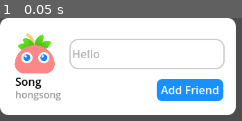
Above: before the commit, frame 1.
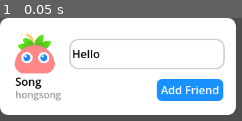
Above: after the commit, the same moment.

Repository: Song-Hong/spark
Game: Godot game, scene res://scenes/prefabs/person_card.tscn
The game is run twice, just before and just after one commit, with the same random seed, the same clock (stepped at 60 frames per second) and the same inputs. This scene is started directly instead of the project's main scene.
Inputs:
- Up to frame 1 (0.05 s): no input

The runs differ from the first frame. In frame 1, 0.5% of the frame differs, in the area x 30-42%, y 31-39%.

Commit message:
feat:新增离线添加好友
新增离线添加好友
BUG修复
增加容错

Diff:
--- a/Assets/localization/localization.csv
+++ b/Assets/localization/localization.csv
@@ -26,3 +26,4 @@
 Added,Added,已添加
 Self,Self,自己
 Cleared,Cleared,已清除
+Sent request,Sent request,已发送请求
--- a/Scripts/Data/MessageData.gd
+++ b/Scripts/Data/MessageData.gd
@@ -6,6 +6,7 @@
 var id   #消息id
 var time #消息的接收时间
 var type #消息类型 0_文本 1_表情 2_图片 3_语音 4_文件 5_链接
+#特殊消息类型 10006 好友申请
 
 #region 静态方法
 # 0 文本消息
--- a/Scripts/LoginPage/LoginPage_LoginComponent.gd
+++ b/Scripts/LoginPage/LoginPage_LoginComponent.gd
@@ -8,7 +8,7 @@
 	SparkServer.init.login_state_receive.connect(Callable(self, "on_login_state_receive"))
 
 	#检查是否登陆,如登陆则直接登陆
-	await Core.init.get_tree().create_timer(0.1).timeout
+	await Core.init.get_tree().create_timer(0.5).timeout
 	var ac = DB.init.read_core()
 	if ac.logined:
 		Blackboard.init.get_data("LoginPanel_Username").text = ac.user_username
--- a/Scripts/MainPage/MainPageProcess.gd
+++ b/Scripts/MainPage/MainPageProcess.gd
@@ -27,6 +27,11 @@
 		MainPage_TrayComponent.new() #托盘管理
 	]))
 
+	# 获取缓存消息
+	await Process.init.get_tree().create_timer(0.5).timeout
+	get_cache_command.new()
+	SparkServer.init.self_cache_receive.connect(Callable(self,"on_cache_reveive"),4)
+
 # 流程结束
 func exit():
 	#清空状态机
@@ -37,3 +42,18 @@
 	Blackboard.init.del_blackboard("MainPage")
 	#移除当前场景
 	Scene.init.remove_scene("MainPage")
+
+#获取缓存消息
+func on_cache_reveive(data):
+	data = str(data)
+	data = data.replace("[","")
+	data = data.replace("]","")
+	data = data.trim_suffix(",")
+	data = JSON.parse_string(data).msg
+	data = data.trim_suffix(",")
+	for item in str(data).split("}},"):
+		var json_str = item
+		if !item.ends_with("}}"):
+			json_str = item + "}}"
+		if json_str == "}}":continue
+		SparkServer.init.on_data_received(json_str)
--- /dev/null
+++ b/Scripts/MainPage_Chats/Commands/clear_all_friend_last_msg_command.gd
@@ -0,0 +1,10 @@
+#清除全部好友的最后消息
+extends ACommand
+class_name clear_all_friend_last_msg_command
+
+func _init():
+	var friend_area  = Blackboard.init.get_data("FriendArea")
+	if friend_area == null:return
+	for item in friend_area.get_children():
+		item.set_friend_last_message("")
+	exec_finshed()
--- /dev/null
+++ b/Scripts/MainPage_Chats/Commands/clear_now_chats_command.gd
@@ -0,0 +1,10 @@
+#清除当前聊天界面全部消息
+extends ACommand
+class_name clear_now_chats_command
+
+func _init():
+	var ChatContentArea = Blackboard.init.get_data("ChatContentArea")
+	if ChatContentArea == null:return
+	for item in ChatContentArea.get_children():
+		ChatContentArea.remove_child(item)
+	exec_finshed()
--- a/Scripts/MainPage_Chats/MainPage_ChatsState_FriendComponent.gd
+++ b/Scripts/MainPage_Chats/MainPage_ChatsState_FriendComponent.gd
@@ -25,13 +25,13 @@
 	SparkServer.init.friend_agree_receive.connect(Callable(self,"on_friend_agree_receive"))
 
 	#监听服务器新消息
-	SparkServer.init.friend_msg_receive.connect(Callable(self,"_on_friend_msg_receive"))
+	SparkServer.init.friend_msg_receive.connect(Callable(self,"on_friend_msg_receive"))
 
 #结束时断开全部连接
 func exit():
 	button_group.disconnect("pressed",Callable(self,"on_frined_item_pressed"))
 	#取消监听好友消息
-	SparkServer.init.friend_msg_receive.disconnect(Callable(self,"_on_friend_msg_receive"))
+	SparkServer.init.friend_msg_receive.disconnect(Callable(self,"on_friend_msg_receive"))
 	#取消监听服务器新好友请求
 	SparkServer.init.friend_add_receive.disconnect(Callable(self,"on_friend_add_receive"))
 	#取消监听服务器新好友同意
@@ -44,10 +44,12 @@
 		create_friend_item(friend.id,friend.Name)
 
 		#更新离线消息
-		if friend.Msg != "" or friend.Msg != null:
+		if friend.Msg != "" or friend.Msg != null  or friend.Msg != "null":
 			var msg_str = '{"msgs":[%s]}'%str(friend.Msg).trim_suffix(",")
-			var json    = JSON.parse_string(msg_str)
-			for chat in json.msgs:
+			var json = JSON.new()
+			var error = json.parse(msg_str)
+			if error != OK:continue
+			for chat in json.data.msgs:
 				var server_md = MessageData.static_parsing(chat)
 				server_md.own = false #设置为对方发送
 				#存储至本地
@@ -59,7 +61,7 @@
 		update_friend_last_message_command.new(friend.id,last_msg)
 
 #当接收到好友消息
-func _on_friend_msg_receive(_data):
+func on_friend_msg_receive(_data):
 	var friend = friend_area.get_node_or_null(str(_data.SID))
 	if friend == null: return
 	#解析消息
@@ -71,11 +73,11 @@
 	DB.init.save_md(_data.SID,md)
 
 #接收到好友申请请求
-func _on_friend_add_receive(_data):
+func on_friend_add_receive(_data):
 	create_new_friend_item(_data.SID,_data.Name,_data.MSG)
 
 #接收到新好友同意申请请求
-func _on_friend_agree_receive(_data):
+func on_friend_agree_receive(_data):
 	create_friend_item(_data.SID,_data.Name)
 
 #创建好友
@@ -91,7 +93,7 @@
 
 #创建新好友申请
 func create_new_friend_item(friend_id,friend_name,friend_msg):
-	var friend = load("res://Pages/Main_ChatsPage/Prefabs/new_friend.tscn").instantiate()
+	var friend = Scene.init.load_scene("/prefabs/new_friend")
 	friend_area.add_child(friend)
 	friend.init(friend_id,friend_name,friend_msg)
 	friend.move_to_front()
--- a/Scripts/MainPage_Chats/Prefabs/MainPage_NewFriend.gd
+++ b/Scripts/MainPage_Chats/Prefabs/MainPage_NewFriend.gd
@@ -19,10 +19,19 @@
 	$Name.text = friend_name
 	$Msg.text  = friend_msg
 
+	#检查是否已添加
+	var friend_area = Blackboard.init.get_data("FriendArea")
+	if friend_area != null:
+		var friend = friend_area.get_node_or_null(str(id))
+		if friend != null:
+			_on_reject_pressed()
+	if id == Global.SelfID:
+		_on_reject_pressed()
+
 #当按钮同意按钮点击时
 func _on_agree_pressed():
 	if id == Global.SelfID:
-		Song.Module.Tip.tip("Cannot add yourself")
+		Tip.init.create_tip(TipShort.new(TipShort.PO.TOP,"Cannot add yourself"))
 		return
 
 	#向服务器发送同意申请请求
--- a/Scripts/MainPage_Chats/Prefabs/MainPage_PersonCard.gd
+++ b/Scripts/MainPage_Chats/Prefabs/MainPage_PersonCard.gd
@@ -36,7 +36,7 @@
 	send_add_friend_command.new(id,$Message.text)
 
 	## 显示提示
-	Tip.init.create_tip(TipShort.new(TipShort.PO.TOP,"已发送请求"))
+	Tip.init.create_tip(TipShort.new(TipShort.PO.TOP,"Sent request"))
 
 	## 销毁自己
 	get_parent().remove_child(self)
--- a/Scripts/MainPage_Setting/MainPage_SettingState_CacheState.gd
+++ b/Scripts/MainPage_Setting/MainPage_SettingState_CacheState.gd
@@ -17,6 +17,11 @@
 
 #当清理按钮点击时
 func on_pressed():
+	#清除缓存
 	Tip.init.create_tip(TipShort.new(TipShort.PO.TOP,"Cleared"))
 	var dir_path = DB.init.NowUserPath
 	DB.init.delete_folder_contents(dir_path,dir_path)
+	#清除全部好友的最后消息
+	clear_all_friend_last_msg_command.new()
+	#清除当前聊天消息
+	clear_now_chats_command.new()
--- /dev/null
+++ b/Scripts/Module/ServerModule/Commands/get_cache_command.gd
@@ -0,0 +1,10 @@
+#获取缓存消息
+extends ACommand
+class_name get_cache_command
+
+func _init():
+	var json     = NetJson.new()
+	json.Type    = 10010
+	json.Data.ID = Global.SelfID
+	SparkServer.init.send(json.to_json())
+	exec_finshed()
--- a/Scripts/Module/ServerModule/SparkSever.gd
+++ b/Scripts/Module/ServerModule/SparkSever.gd
@@ -11,6 +11,7 @@
 signal friend_add_receive    #10006 接收到好友申请
 signal friend_agree_receive  #10007 接收到同意好友请求
 signal friend_search_receive #10008 好友搜索请求
+signal self_cache_receive    #10010 缓存消息请求
 
 #服务器
 var server_tcp: ServerTCP
@@ -24,7 +25,10 @@
 
 # 数据接收
 func on_data_received(data: String):
-	var json = JSON.parse_string(data) #解析接收到的消息
+	var try_json = JSON.new()
+	var error = try_json.parse(data)
+	if error != OK:return
+	var json = try_json.data #解析接收到的消息
 	if !json.has("Type") : return
 	var type = json.Type #消息类型
 	match int(type):
@@ -44,6 +48,10 @@
 			friend_agree_receive.emit(json.Data)
 		10008: #好友查询反馈
 			friend_search_receive.emit(json.Data)
+		10009: #退出登陆
+			pass
+		10010: #查询缓存消息
+			self_cache_receive.emit(json.Data)
 
 # 发送数据
 func send(data: String):
--- a/scenes/MainPage_ChatsPage.tscn
+++ b/scenes/MainPage_ChatsPage.tscn
@@ -127,13 +127,6 @@
 size_flags_vertical = 3
 script = ExtResource("2_0412h")
 
-[node name="FriendAreaButtonGroup" type="Button" parent="Middle/VBoxContainer/Friends/ScrollContainer/FriendArea"]
-visible = false
-layout_mode = 2
-toggle_mode = true
-button_group = ExtResource("3_stcwc")
-script = ExtResource("2_0412h")
-
 [node name="Content" type="PanelContainer" parent="."]
 layout_mode = 2
 size_flags_horizontal = 3
@@ -251,12 +244,14 @@
 theme_override_styles/pressed = SubResource("StyleBoxEmpty_oxoil")
 theme_override_styles/normal = SubResource("StyleBoxEmpty_njssj")
 
-[node name="Controller" type="Node" parent="."]
-
-[node name="TextEditController" type="Node" parent="Controller"]
-
-[node name="FirendController" type="Node" parent="Controller"]
-
-[node name="MessageNetController" type="Node" parent="Controller"]
-
-[node name="SearchButtonController" type="Node" parent="Controller"]
+[node name="ButtonGroup" type="Node" parent="."]
+
+[node name="FriendAreaButtonGroup" type="Button" parent="ButtonGroup"]
+visible = false
+offset_left = 8.0
+offset_top = 66.0
+offset_right = 16.0
+offset_bottom = 74.0
+toggle_mode = true
+button_group = ExtResource("3_stcwc")
+script = ExtResource("2_0412h")
--- a/scenes/prefabs/person_card.tscn
+++ b/scenes/prefabs/person_card.tscn
@@ -83,6 +83,7 @@
 theme_override_colors/font_color = Color(0, 0, 0, 1)
 theme_override_styles/focus = SubResource("StyleBoxFlat_pj4mc")
 theme_override_styles/normal = SubResource("StyleBoxFlat_pj4mc")
+text = "Hello"
 placeholder_text = "Hello"
 
 [node name="Button" type="Button" parent="."]
